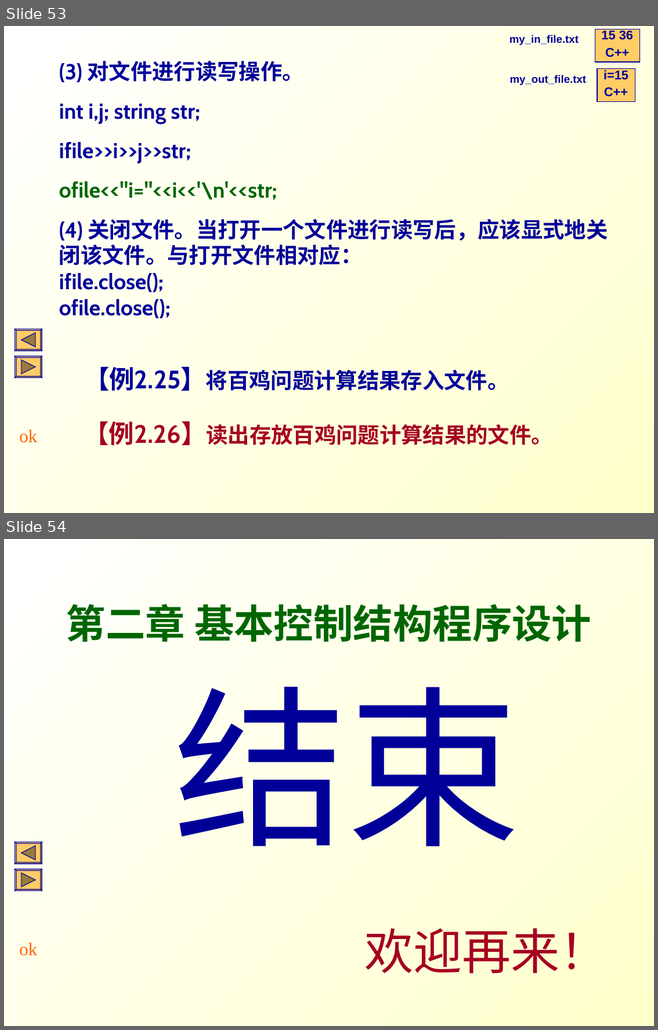
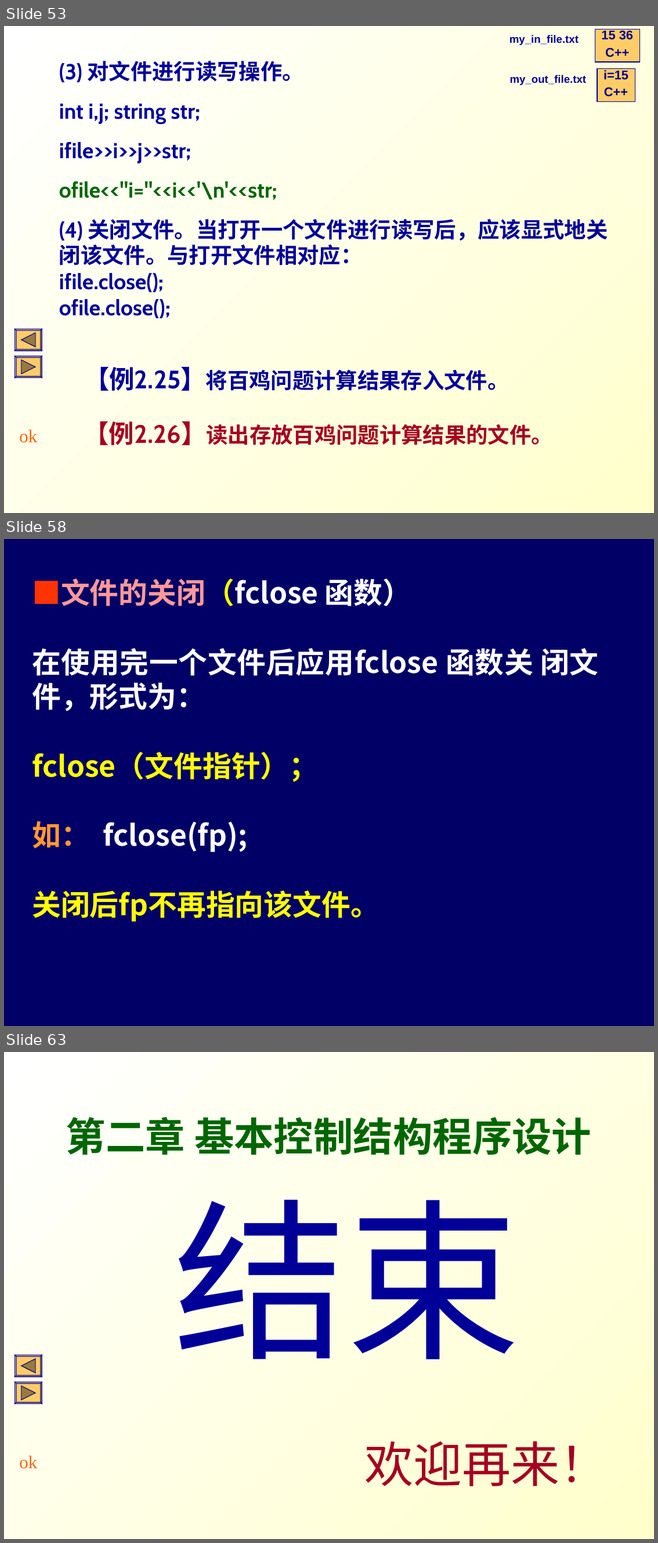
Before and after one commit to Changhe160/Changhe160.github.io, a slide deck: teachingRes/Cplusplus/unit02控制结构.ppt. Shown one above the other, each under a label of ours: slides 53 and 54 before the commit, slides 53, 58 and 63 after it; the slides between them are not shown. The pictures are 658x1030 and 658x1543 pixels, drawn with LibreOffice and Linux fonts; fonts in the diff are those of the drawing. Boxes give left, top, right and bottom in pixels: in the first picture for what was removed or moved away, otherwise in the second. Text is boxed around its words. In the diff, an @@ line names an element or a change of style, - is before the commit and + after.

```diff
--- a/teachingRes/Cplusplus/unit02控制结构.ppt
+++ b/teachingRes/Cplusplus/unit02控制结构.ppt
@@ slide 58 added at (4,539,654,1026), background #000066 @@
@@ text added at (32,578,598,922), 32 pt, text #FFFFFF, bold @@
+■文件的关闭（fclose 函数）
+在使用完一个文件后应用fclose 函数关 闭文件，形式为：
+fclose（文件指针）；
+如： fclose(fp);
+关闭后fp不再指向该文件。
@@ what was slide 54 is now slide 63 @@
```
Also in this commit, not shown: 8 other slides added, 1 other file.
